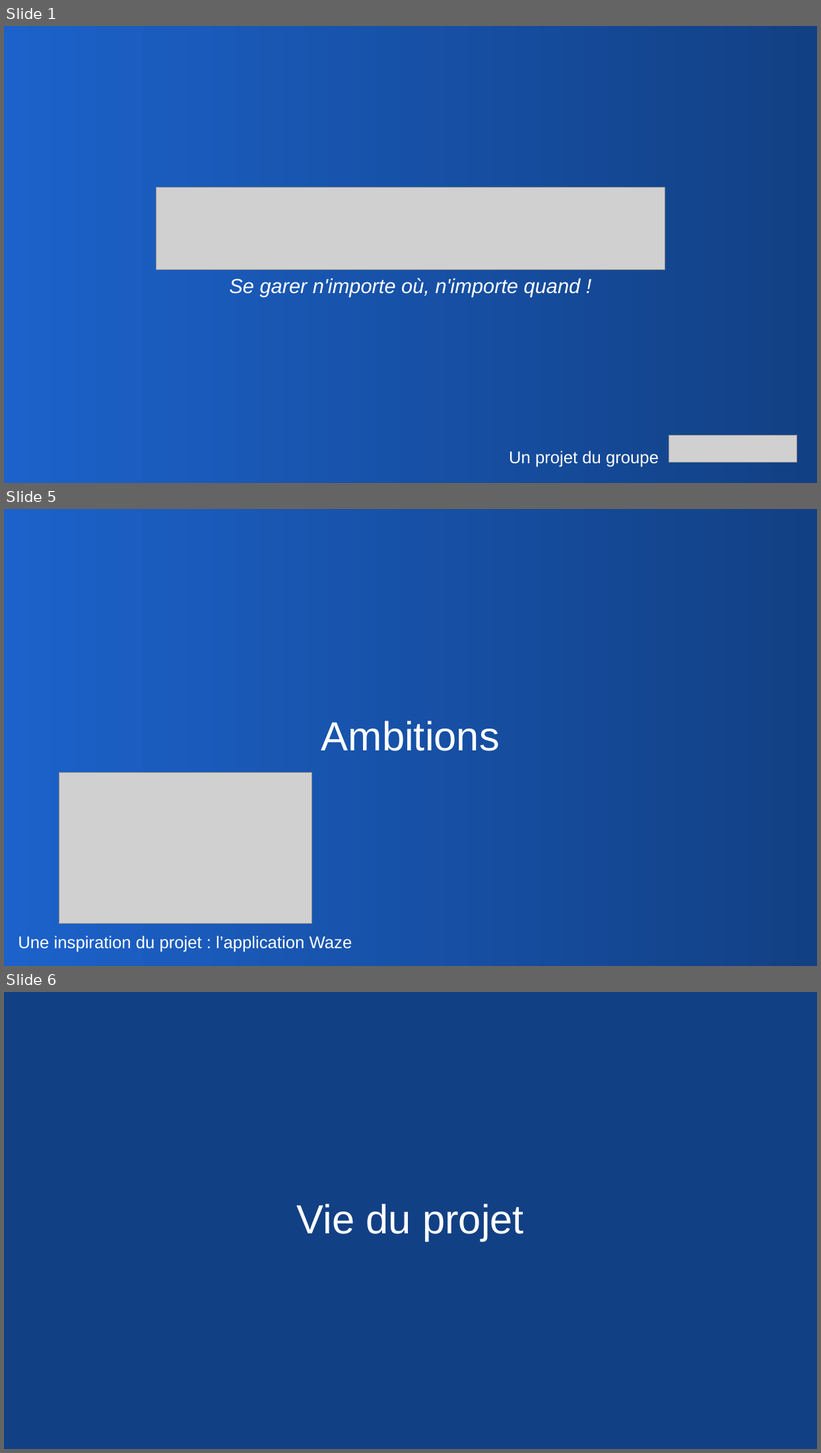
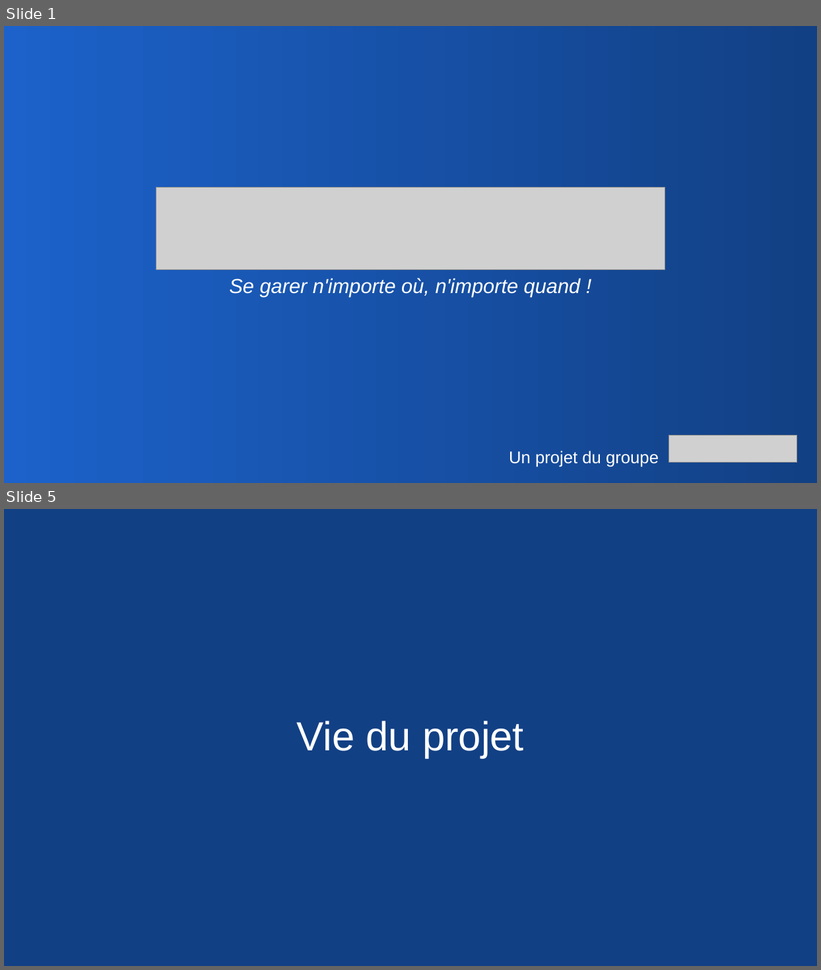
Before and after one commit to SkillUflow/RePlaced, a slide deck: .documents/Présentation - mercredi 22 mai/Soutenance du projet.pptx. Shown one above the other, each under a label of ours: slides 1, 5 and 6 before the commit, slides 1 and 5 after it; the slides between them are not shown. The pictures are 821x1453 and 821x970 pixels, drawn with LibreOffice and Linux fonts; fonts in the diff are those of the drawing; grey boxes stand for pictures. Boxes give left, top, right and bottom in pixels: in the first picture for what was removed or moved away, otherwise in the second. Text is boxed around its words. In the diff, an @@ line names an element or a change of style, - is before the commit and + after.

```diff
--- a/.documents/Présentation - mercredi 22 mai/Soutenance du projet.pptx
+++ b/.documents/Présentation - mercredi 22 mai/Soutenance du projet.pptx
@@ slide 5 removed at bbox=[4, 509, 817, 966], background #FFFFFF @@
@@ rectangle removed at bbox=[4, 509, 817, 966] @@
@@ title removed at bbox=[321, 721, 500, 751] @@
-Ambitions
@@ picture removed at bbox=[59, 772, 312, 924] @@
@@ text removed at bbox=[18, 936, 352, 953] @@
-Une inspiration du projet : l’application Waze
@@ what was slide 6 is now slide 5 @@
```
Also in this commit, not shown: 2 slides changed, 1 slide added, 1 other slide removed, 1 other file.
